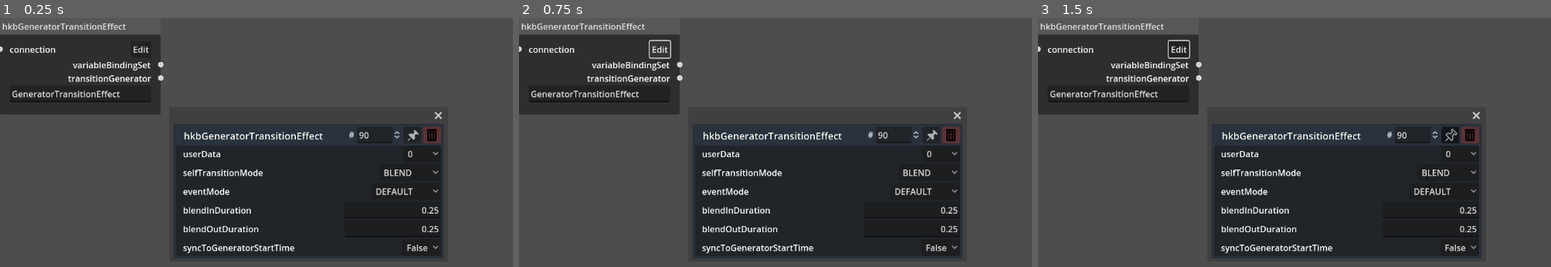
Above: before the commit, frames 1-3 (left to right).
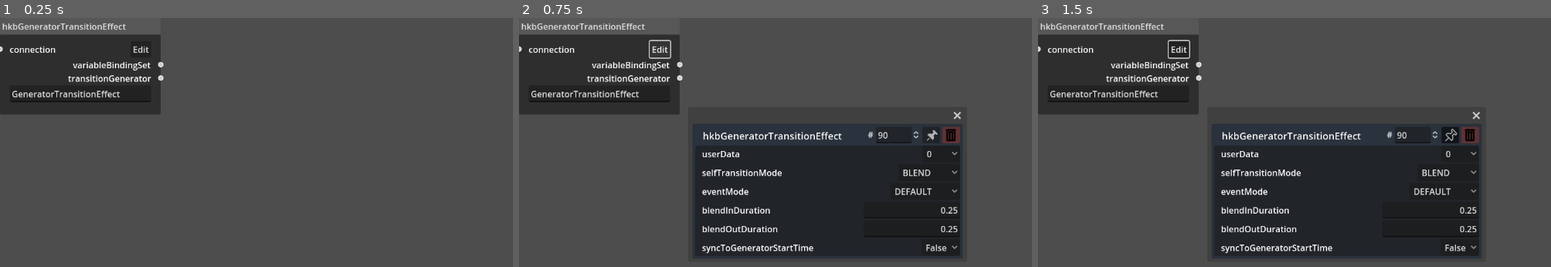
Above: after the commit, the same moments.

Repository: NeoExperiences/BehaviorNodeGraphTool
Game: Godot game, scene res://Nodes/hkbG/hkbGeneratorTransitionEffectScene.tscn
Two runs of this game, one before a commit and one after it. Both use one fixed random seed, a clock stepped at 60 frames per second and the inputs below. This scene is started directly instead of the project's main scene.
Inputs (mouse positions are in pixels of both pictures, inside the frame that each line leads up to):
- Up to frame 1 (0.25 s): no input
- Up to frame 2 (0.75 s): click "Edit" at 0.5 s
- Up to frame 3 (1.5 s): click (1448, 135) at 1.25 s

The runs differ from the first frame. In frame 1, 28% of the frame differs, in the area x 33-87%, y 37-97%; in frame 2, nothing differs; in frame 3, nothing differs.

Commit message:
Added support for importing Transition Arrays.

Diff:
--- a/Nodes/Children/TransitionScene.tscn
+++ b/Nodes/Children/TransitionScene.tscn
@@ -397,8 +397,6 @@
 clip_contents = true
 custom_minimum_size = Vector2(150, 30)
 layout_mode = 2
-clip_text = true
-fit_to_longest_item = false
 script = ExtResource("2_wnn72")
 
 [connection signal="pressed" from="transitionContainer/ShowButton" to="." method="_on_show_button_pressed"]
--- a/Nodes/hkbG/hkbGeneratorTransitionEffectScene.tscn
+++ b/Nodes/hkbG/hkbGeneratorTransitionEffectScene.tscn
@@ -97,7 +97,6 @@
 transparent_bg = true
 initial_position = 1
 size = Vector2i(504, 251)
-visible = true
 borderless = false
 theme_override_styles/panel = SubResource("StyleBoxFlat_y45yo")
 
--- a/Scripts/xml_import.gd
+++ b/Scripts/xml_import.gd
@@ -30,6 +30,7 @@
 					var transition_count = 1
 					for transition in parameter.children:
 						print("			Transition #", transition_count)
+						transition_count += 1
 						for value in transition.children:
 							#print("		", transition.content)
 							child_count += 1
@@ -148,6 +149,58 @@
 					print("hkbStateMachineTransitionInfoArray loaded.")
 					var loadedNode = globalVariable.hkbStateMachineTransitionInfoArray.instantiate()
 					base_node_values(loadedNode, object)
+					loadedNode.transitionArray = []
+					for transition in range(int(object.children[0].attributes.numelements)):
+						var transitionData = {
+							"eventId": int(object.children[0].children[transition].children[4].content),
+							"toStateId": int(object.children[0].children[transition].children[5].content),
+							"fromNestedStateId": int(object.children[0].children[transition].children[6].content),
+							"toNestedStateId": int(object.children[0].children[transition].children[7].content),
+							"priority": int(object.children[0].children[transition].children[8].content),
+							"flags": [false, false, false, false, false, false, false, false, false, false, false, false, false, false, false],
+							"transition": 0,
+							"triggerInterval": 0,
+							"initiateInterval": 0
+						}
+						if object.children[0].children[transition].children[2].content != "null": # transition
+							for transitionObject in transitionValues:
+								print(transitionObject, " - ", object.children[0].children[transition].children[2].content)
+								if transitionObject[0] == object.children[0].children[transition].children[2].content:
+									print("Equivalent Transition: ",transitionObject[1])
+									transitionData.transition = transitionObject[1] - 1
+						for flagsValue in object.children[0].children[transition].children[9].content.split("|"):
+							match flagsValue:
+								"FLAG_USE_TRIGGER_INTERVAL":
+									transitionData.flags[0] = true
+								"FLAG_USE_INITIATE_INTERVAL":
+									transitionData.flags[1] = true
+								"FLAG_UNINTERRUPTIBLE_WHILE_PLAYING":
+									transitionData.flags[2] = true
+								"FLAG_UNINTERRUPTIBLE_WHILE_DELAYED":
+									transitionData.flags[3] = true
+								"FLAG_DELAY_STATE_CHANGE":
+									transitionData.flags[4] = true
+								"FLAG_DISABLED":
+									transitionData.flags[5] = true
+								"FLAG_DISALLOW_RETURN_TO_PREVIOUS_STATE":
+									transitionData.flags[6] = true
+								"FLAG_DISALLOW_RANDOM_TRANSITION":
+									transitionData.flags[7] = true
+								"FLAG_DISABLE_CONDITION":
+									transitionData.flags[8] = true
+								"FLAG_ALLOW_SELF_TRANSITION_BY_TRANSITION_FROM_ANY_STATE":
+									transitionData.flags[9] = true
+								"FLAG_IS_GLOBAL_WILDCARD":
+									transitionData.flags[10] = true
+								"FLAG_IS_LOCAL_WILDCARD":
+									transitionData.flags[11] = true
+								"FLAG_FROM_NESTED_STATE_ID_IS_VALID":
+									transitionData.flags[12] = true
+								"FLAG_TO_NESTED_STATE_ID_IS_VALID":
+									transitionData.flags[13] = true
+								"FLAG_ABUT_AT_END_OF_FROM_GENERATOR":
+									transitionData.flags[14] = true
+						loadedNode.transitionArray.append(transitionData)
 					#loadedNode.transitionArray = node.transitionArray
 					graphEdit.add_child(loadedNode)
 				"hkbStateMachineEventPropertyArray":
